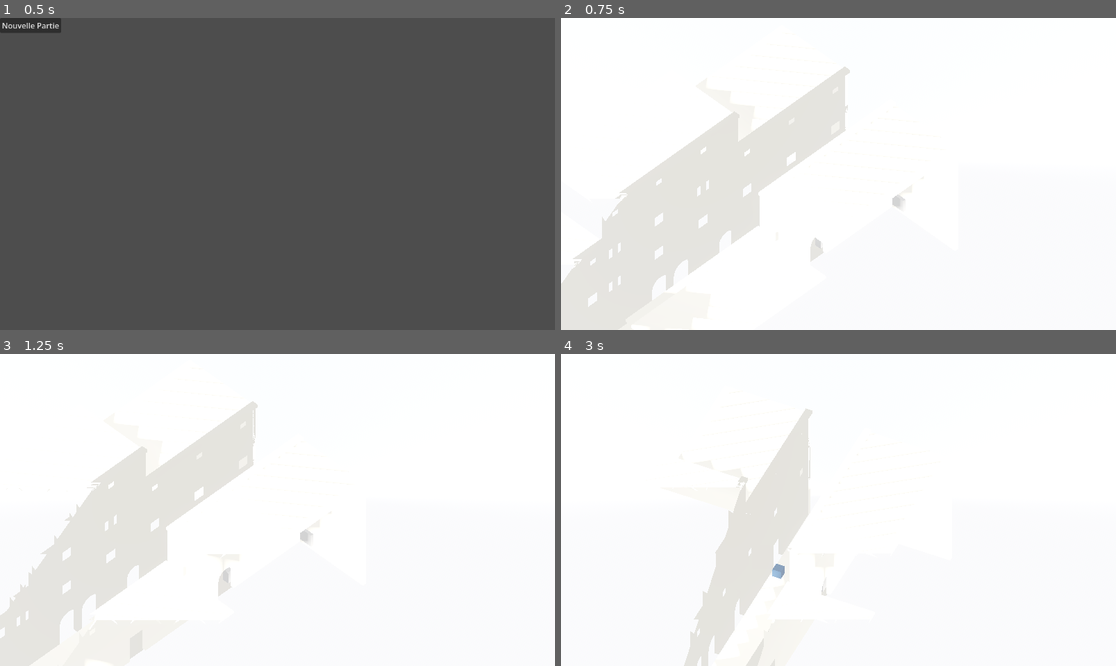
Above: before the commit, frames 1-4 (two rows, left to right).
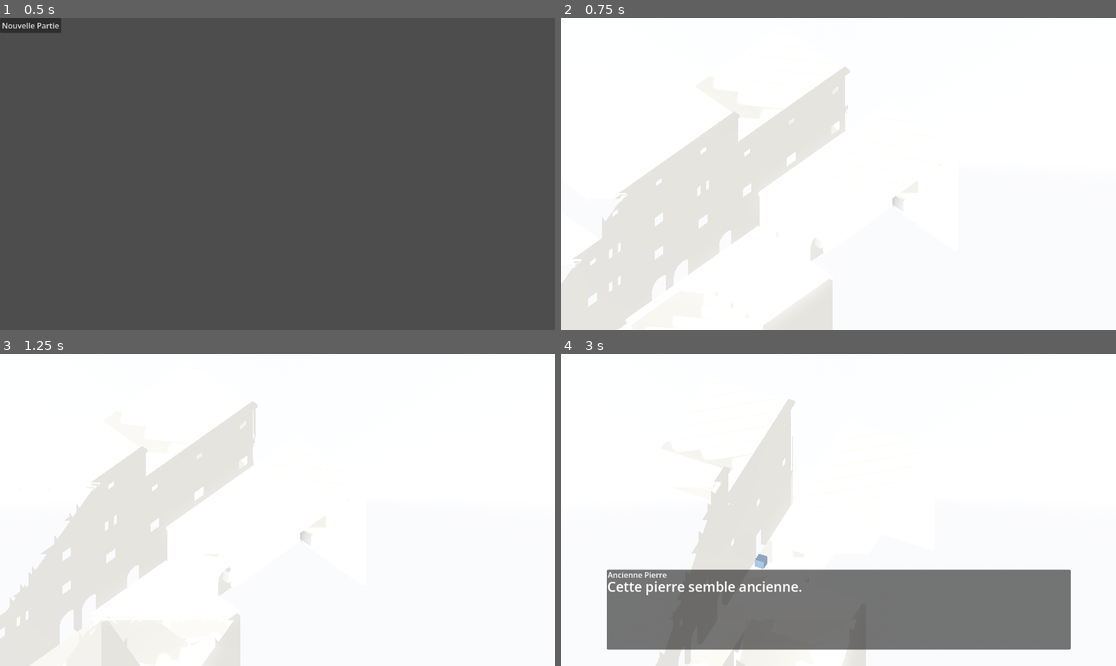
Above: after the commit, the same moments.

Repository: sillpct/lagoutte
Game: Godot game, scene res://scenes/main/main.tscn
The game is run twice, just before and just after one commit, with the same random seed, the same clock (stepped at 60 frames per second) and the same inputs.
Inputs (mouse positions are in pixels of both pictures, inside the frame that each line leads up to):
- Up to frame 1 (0.5 s): no input
- Up to frame 2 (0.75 s): click "Nouvelle Partie" at 0.5 s
- Up to frame 3 (1.25 s): no input
- Up to frame 4 (3 s): tap Enter (ui_accept) at 1.25, 1.52, 2.27 s; move the mouse to (960, 494) at 1.27 s; hold Right (ui_right) 1.28-2.03 s; hold T (end_turn) 1.28-2.03 s; click (960, 494) at 1.42 s; move the mouse to (727, 525) at 2.02 s; hold Down (ui_down) 2.03-2.78 s; tap E (interact) at 2.1 s; move the mouse to (894, 441) at 2.77 s; hold Right (ui_right) from 2.78 s (still down); hold R (recenter_camera) from 2.78 s (still down)

Frame 1 is identical in both runs. In frame 2, 0.8% of the frame differs, in the area x 28-62%, y 56-100%; in frame 3, 0.7%; in frame 4, 25%, in the area x 8-92%, y 14-100%.

Commit message:
Update exploration.tscn

Diff:
--- a/scenes/exploration/exploration.tscn
+++ b/scenes/exploration/exploration.tscn
@@ -16,7 +16,7 @@
 [ext_resource type="Script" uid="uid://c1ume82aalxlw" path="res://scenes/combat/combat_range_visual.gd" id="15_combat_range_visual"]
 [ext_resource type="Script" uid="uid://bry66r4gvdahu" path="res://scenes/world/world_mouse_query.gd" id="16_world_mouse_query"]
 [ext_resource type="Script" uid="uid://bp7j7y3aoqjx6" path="res://scenes/combat/combat_session.gd" id="17_combat_session"]
-[ext_resource type="PackedScene" path="res://scenes/world/bruyeres/bruyeres_rue_centre.tscn" id="18_bruyeres_greybox"]
+[ext_resource type="PackedScene" path="res://scenes/world/bruyeres/bruyeres_prologue_assemblage.tscn" id="18_bruyeres_prologue"]
 [ext_resource type="Script" uid="uid://cm73phdeal4ar" path="res://scenes/world/path_service.gd" id="19_path_service"]
 [ext_resource type="Script" uid="uid://bqdt2n8f5nk2j" path="res://scenes/world/unit_path_mover.gd" id="20_unit_path_mover"]
 [ext_resource type="Script" uid="uid://cc5h3w4jdourj" path="res://scenes/exploration/exploration_click_mover.gd" id="21_exploration_click_mover"]
@@ -61,7 +61,7 @@
 visible = false
 mesh = SubResource("BoxMesh_cvbhj")
 
-[node name="BruyeresRueCentre" parent="." unique_id=1098005461 instance=ExtResource("18_bruyeres_greybox")]
+[node name="BruyeresPrologueAssemblage" parent="." unique_id=1098005461 instance=ExtResource("18_bruyeres_prologue")]
 
 [node name="CombatGrid" parent="." unique_id=951227565 instance=ExtResource("2_combat_grid")]
 transform = Transform3D(1, 0, 0, 0, 1, 0, 0, 0, 1, -4.5, 0.06, -4.5)
@@ -72,7 +72,7 @@
 
 [node name="PathService" type="Node" parent="." unique_id=1442252667 node_paths=PackedStringArray("navigation_region")]
 script = ExtResource("19_path_service")
-navigation_region = NodePath("../BruyeresRueCentre/NavigationRegion")
+navigation_region = NodePath("../BruyeresPrologueAssemblage/NavigationRegion")
 
 [node name="UnitPathMover" type="Node" parent="." unique_id=1538345749]
 script = ExtResource("20_unit_path_mover")
